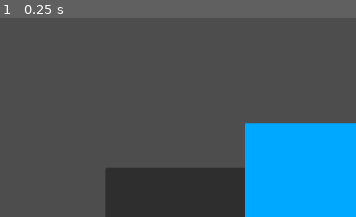
Above: before the commit, frame 1.
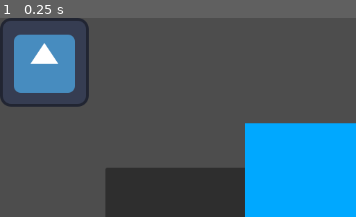
Above: after the commit, the same moment.

Repository: MDIVS/godot-drag-and-drop
Game: Godot game, scene res://example.tscn
Same seed, same stepped clock (60 frames per second), same inputs: the game is played once before the commit and once after it. Before the commit the project starts from res://test.tscn. The engine's default icon, where the game draws it, is replaced by a stand-in: a white triangle on a blue panel in a dark square.
Inputs:
- Up to frame 1 (0.25 s): no input
The pictures show only the part of the screen within x 0-50%, y 0-50%; the shares and areas given below are measured in that part.

The runs differ from the first frame. In frame 1, 6.4% of the frame differs, in the area x 0-25%, y 0-45%.

Commit message:
add example by code

Diff:
--- /dev/null
+++ b/example.gd
@@ -0,0 +1,18 @@
+extends Control
+
+func _ready():
+	var draggable = DraggableControl.new()
+	draggable.drop_to_origin = false
+	draggable.dragged.connect(on_dragged)
+	draggable.dropped.connect(on_dropped)
+	add_child(draggable)
+
+	var icon = TextureRect.new()
+	icon.texture = load("res://icon.svg")
+	draggable.add_child(icon)
+
+func on_dragged():
+	print("Node is being dragged!")
+
+func on_dropped():
+	print("Node was dropped!")
--- a/test.tscn
+++ b/example.tscn
@@ -1,15 +1,17 @@
-[gd_scene load_steps=3 format=3 uid="uid://blbqlp2h4nnun"]
+[gd_scene load_steps=4 format=3 uid="uid://blbqlp2h4nnun"]
 
-[ext_resource type="Script" path="res://addons/draggable_control/draggable_control.gd" id="1_cm2n7"]
-[ext_resource type="Texture2D" uid="uid://cyxa1ksuhsutf" path="res://icon.svg" id="2_t828g"]
+[ext_resource type="Script" path="res://example.gd" id="1_g61vp"]
+[ext_resource type="Script" path="res://addons/draggable_control/draggable_control.gd" id="2_cm561"]
+[ext_resource type="Texture2D" uid="uid://cyxa1ksuhsutf" path="res://icon.svg" id="3_mjaog"]
 
-[node name="Test" type="Control"]
+[node name="Example" type="Control"]
 layout_mode = 3
 anchors_preset = 15
 anchor_right = 1.0
 anchor_bottom = 1.0
 grow_horizontal = 2
 grow_vertical = 2
+script = ExtResource("1_g61vp")
 
 [node name="Button" type="Button" parent="."]
 layout_mode = 0
@@ -17,7 +19,8 @@
 offset_top = 216.0
 offset_right = 427.0
 offset_bottom = 469.0
-script = ExtResource("1_cm2n7")
+script = ExtResource("2_cm561")
+drop_to_origin = false
 
 [node name="ColorRect" type="ColorRect" parent="."]
 layout_mode = 0
@@ -26,7 +29,8 @@
 offset_right = 553.0
 offset_bottom = 352.0
 color = Color(0, 0.658824, 1, 1)
-script = ExtResource("1_cm2n7")
+script = ExtResource("2_cm561")
+drop_to_origin = false
 
 [node name="TextureRect" type="TextureRect" parent="."]
 layout_mode = 0
@@ -34,8 +38,9 @@
 offset_top = 383.0
 offset_right = 231.0
 offset_bottom = 511.0
-texture = ExtResource("2_t828g")
-script = ExtResource("1_cm2n7")
+texture = ExtResource("3_mjaog")
+script = ExtResource("2_cm561")
+drop_to_origin = false
 
 [node name="Button2" type="Button" parent="."]
 layout_mode = 0
@@ -43,8 +48,7 @@
 offset_top = 191.0
 offset_right = 892.0
 offset_bottom = 444.0
-script = ExtResource("1_cm2n7")
-drop_to_origin = true
+script = ExtResource("2_cm561")
 
 [node name="ColorRect2" type="ColorRect" parent="."]
 layout_mode = 0
@@ -53,8 +57,7 @@
 offset_right = 1018.0
 offset_bottom = 327.0
 color = Color(0, 0.658824, 1, 1)
-script = ExtResource("1_cm2n7")
-drop_to_origin = true
+script = ExtResource("2_cm561")
 
 [node name="TextureRect2" type="TextureRect" parent="."]
 layout_mode = 0
@@ -62,6 +65,5 @@
 offset_top = 358.0
 offset_right = 696.0
 offset_bottom = 486.0
-texture = ExtResource("2_t828g")
-script = ExtResource("1_cm2n7")
-drop_to_origin = true
+texture = ExtResource("3_mjaog")
+script = ExtResource("2_cm561")
--- a/project.godot
+++ b/project.godot
@@ -11,7 +11,7 @@
 [application]
 
 config/name="Drag and Drop"
-run/main_scene="res://test.tscn"
+run/main_scene="res://example.tscn"
 config/features=PackedStringArray("4.3", "Forward Plus")
 config/icon="res://icon.svg"
 
